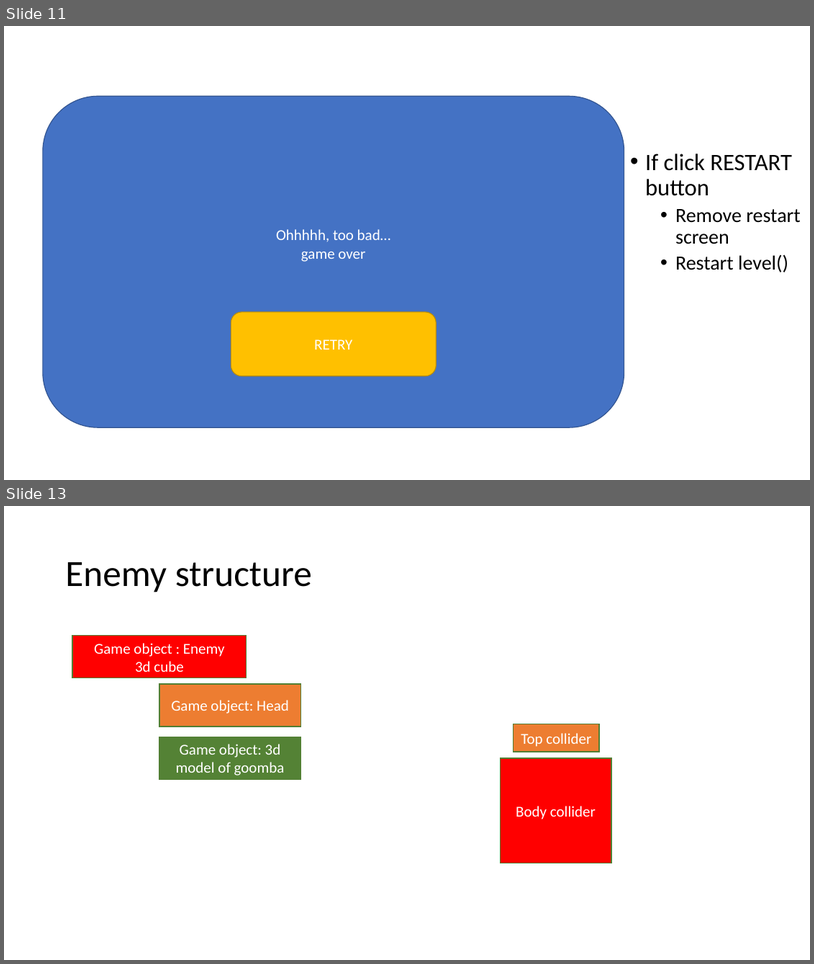
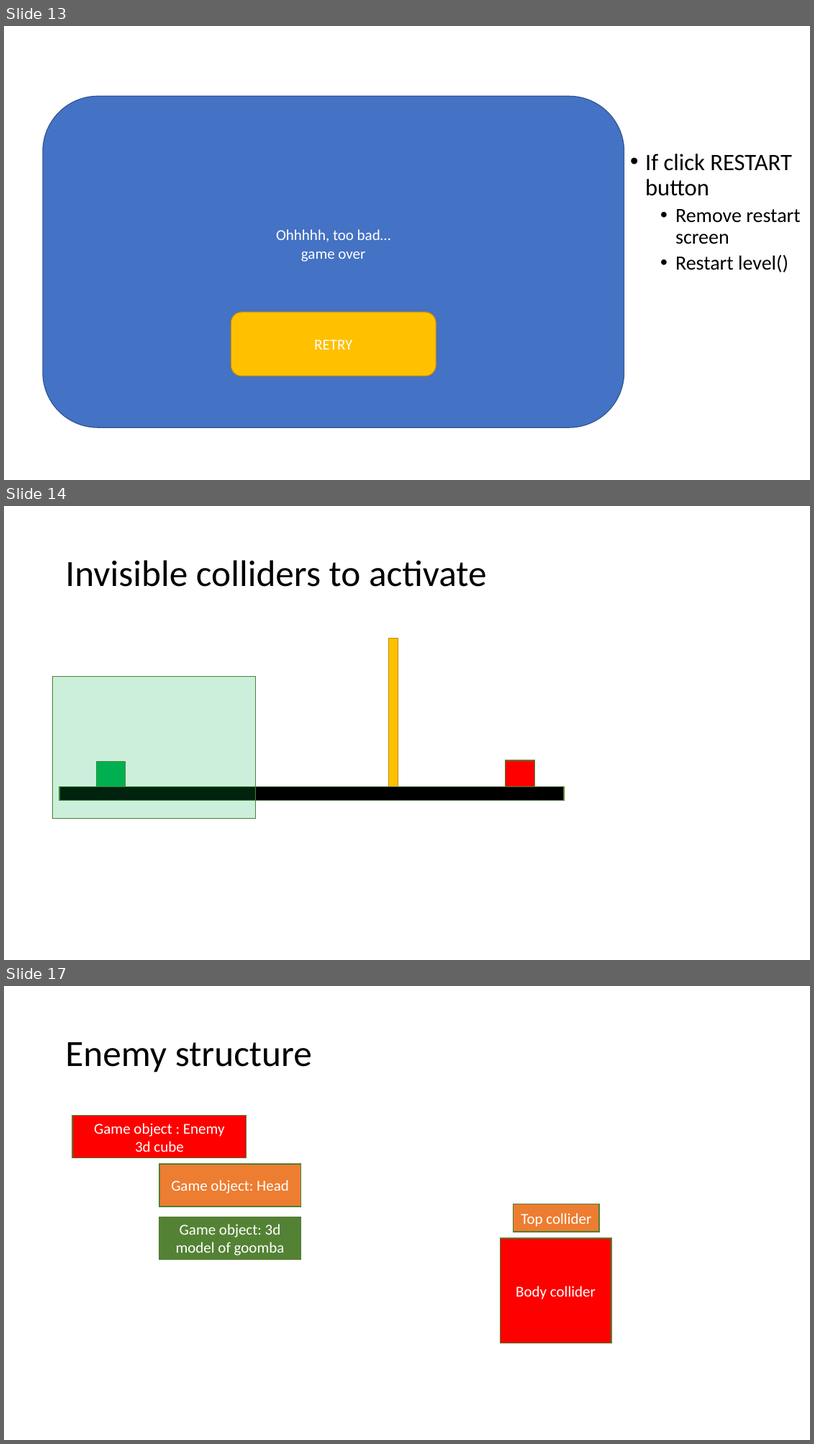
Before and after one commit to shacharoz/LearningUnity-Mario, a slide deck: Design/Mario Rules.pptx. Shown one above the other, each under a label of ours: slides 11 and 13 before the commit, slides 13, 14 and 17 after it; the slides between them are not shown. The pictures are 814x964 and 814x1444 pixels, drawn with LibreOffice and Linux fonts; fonts in the diff are those of the drawing. Boxes give left, top, right and bottom in pixels: in the first picture for what was removed or moved away, otherwise in the second. Text is boxed around its words. In the diff, an @@ line names an element or a change of style, - is before the commit and + after.

```diff
--- a/Design/Mario Rules.pptx
+++ b/Design/Mario Rules.pptx
@@ slide 14 added at (x1=4, y1=506, x2=810, y2=960), background #FFFFFF @@
@@ title added at (x1=65, y1=560, x2=487, y2=587), 44 pt, text #000000 @@
+Invisible colliders to activate
@@ rectangle added at (x1=388, y1=638, x2=398, y2=786), fill #FFC000, outline #BD8E00 1 pt @@
@@ rectangle added at (x1=53, y1=677, x2=256, y2=818), fill #00B050 at 20% opacity, outline #538035 1 pt @@
@@ rectangle added at (x1=97, y1=762, x2=126, y2=788), fill #00B050, outline #538035 1 pt @@
@@ rectangle added at (x1=506, y1=760, x2=535, y2=788), fill #FF0000, outline #538035 1 pt @@
@@ rectangle added at (x1=59, y1=786, x2=565, y2=800), fill #000000, outline #538035 1 pt @@
@@ what was slide 11 is now slide 13 @@
@@ what was slide 13 is now slide 17 @@
```
Also in this commit, not shown: 6 slides changed, 2 other slides added, 1 slide removed, 3 other files.
